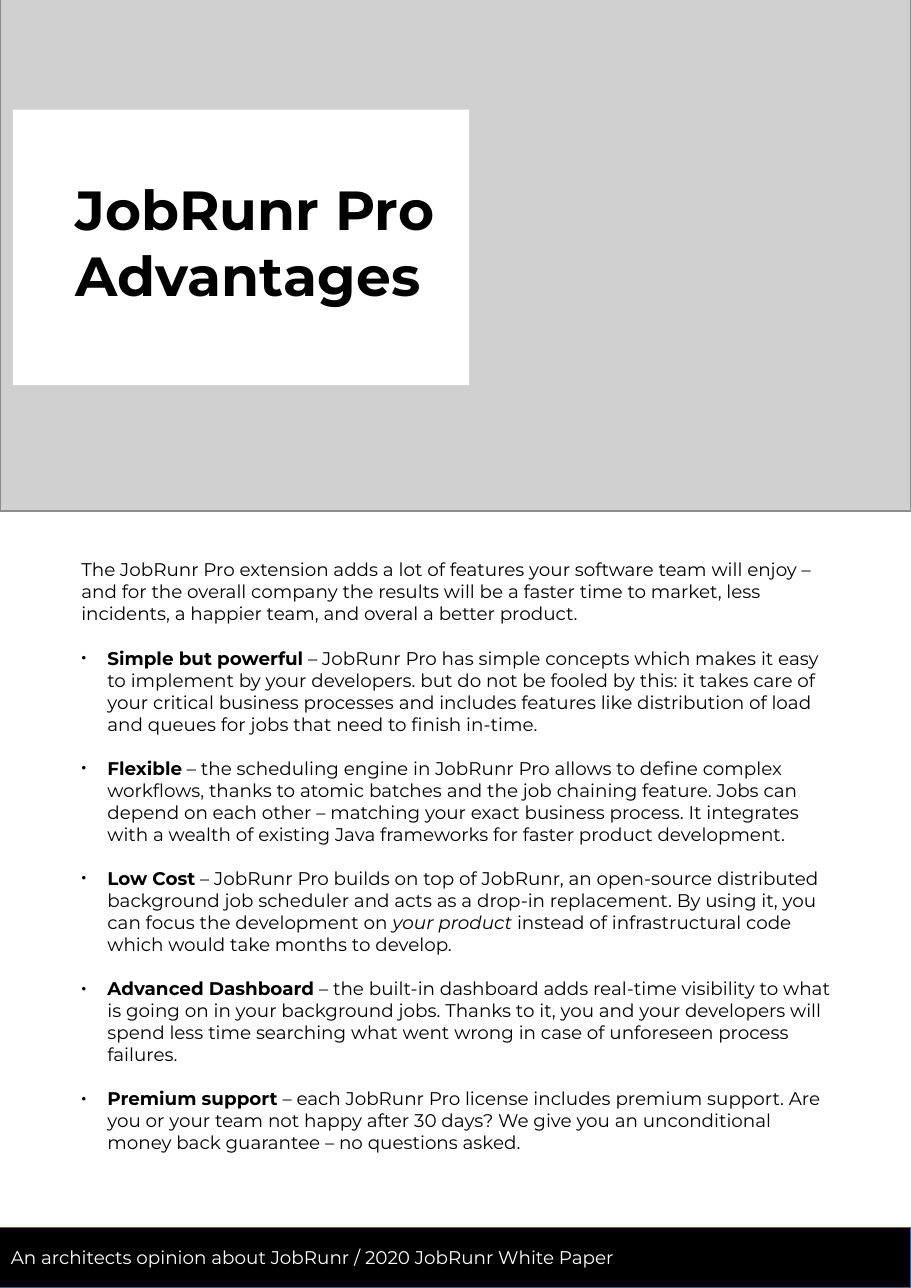
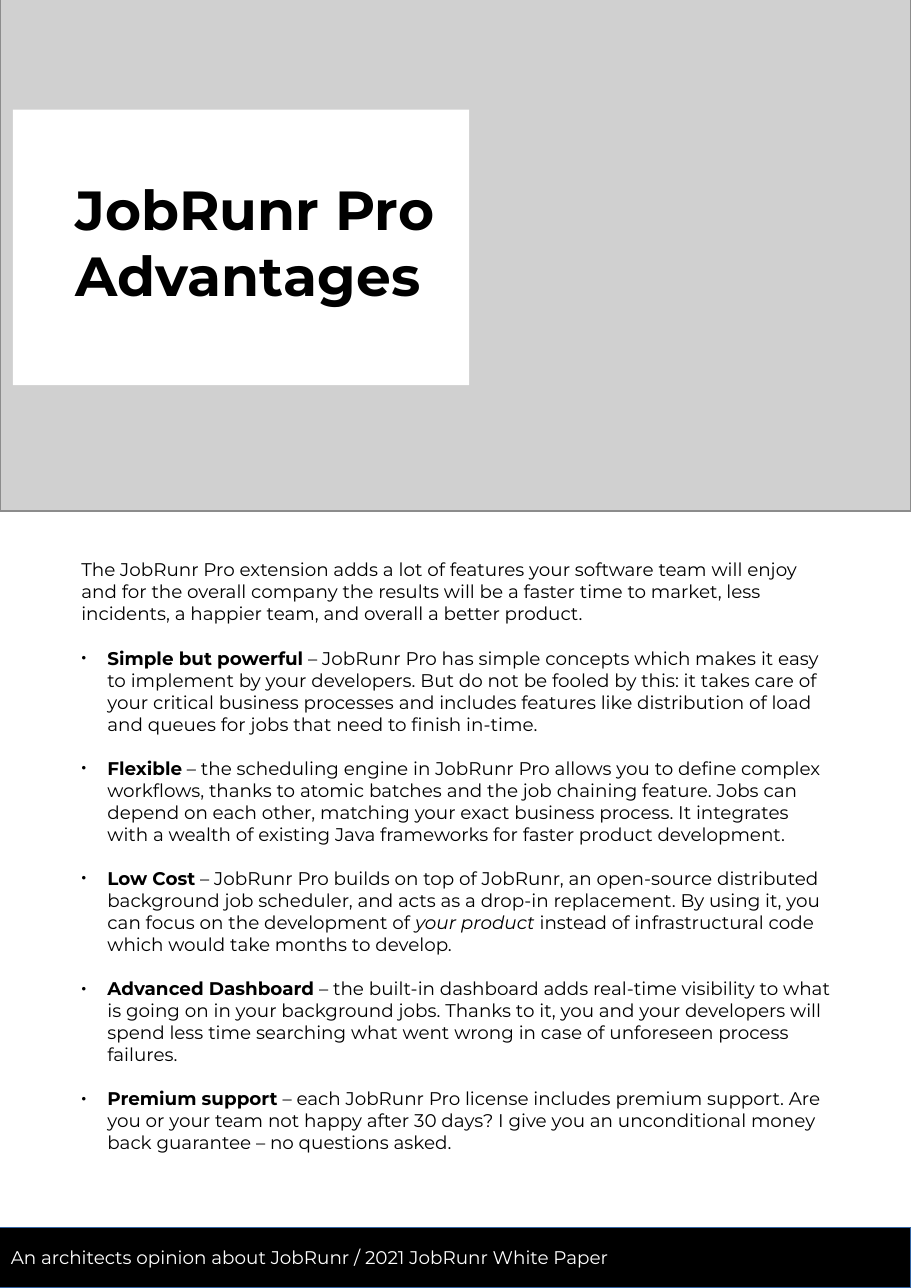
Before and after one commit to jobrunr/website, a slide deck: slide 5 of content/en/white-paper/whitepaper.odp. Drawn at 911x1288 pixels with LibreOffice and Linux fonts; fonts in the diff are those of the drawing; grey boxes stand for pictures. Boxes give left, top, right and bottom in pixels: in the first picture for what was removed or moved away, otherwise in the second. Text is boxed around its words. In the diff, an @@ line names an element or a change of style, - is before the commit and + after.

```diff
--- a/content/en/white-paper/whitepaper.odp
+++ b/content/en/white-paper/whitepaper.odp
@@ text at (81, 562, 820, 955): text changed @@
-The JobRunr Pro extension adds a lot of features your software team will enjoy – and for the overall company the results will be a faster time to market, less incidents, a happier team, and overal a better product.
-● Simple but powerful – JobRunr Pro has simple concepts which makes it easy to implement by your developers. but do not be fooled by this: it takes care of your critical business processes and includes features like distribution of load and queues for jobs that need to finish in-time.
-● Flexible – the scheduling engine in JobRunr Pro allows to define complex workflows, thanks to atomic batches and the job chaining feature. Jobs can depend on each other – matching your exact business process. It integrates with a wealth of existing Java frameworks for faster product development.
-● Low Cost – JobRunr Pro builds on top of JobRunr, an open-source distributed background job scheduler and acts as a drop-in replacement. By using it, you can focus the development on your product instead of infrastructural code which would take months to develop.
+The JobRunr Pro extension adds a lot of features your software team will enjoy and for the overall company the results will be a faster time to market, less incidents, a happier team, and overall a better product.
+● Simple but powerful – JobRunr Pro has simple concepts which makes it easy to implement by your developers. But do not be fooled by this: it takes care of your critical business processes and includes features like distribution of load and queues for jobs that need to finish in-time.
+● Flexible – the scheduling engine in JobRunr Pro allows you to define complex workflows, thanks to atomic batches and the job chaining feature. Jobs can depend on each other, matching your exact business process. It integrates with a wealth of existing Java frameworks for faster product development.
+● Low Cost – JobRunr Pro builds on top of JobRunr, an open-source distributed background job scheduler, and acts as a drop-in replacement. By using it, you can focus on the development of your product instead of infrastructural code which would take months to develop.
@@ text at (107, 1090, 820, 1153): text changed @@
-● Premium support – each JobRunr Pro license includes premium support. Are you or your team not happy after 30 days? We give you an unconditional money back guarantee – no questions asked.
+● Premium support – each JobRunr Pro license includes premium support. Are you or your team not happy after 30 days? I give you an unconditional money back guarantee – no questions asked.
@@ text in rectangle at (11, 1250, 608, 1268): text changed @@
-An architects opinion about JobRunr / 2020 JobRunr White Paper
+An architects opinion about JobRunr / 2021 JobRunr White Paper
```
Also in this commit, not shown: 5 other slides changed, 28 other files.
